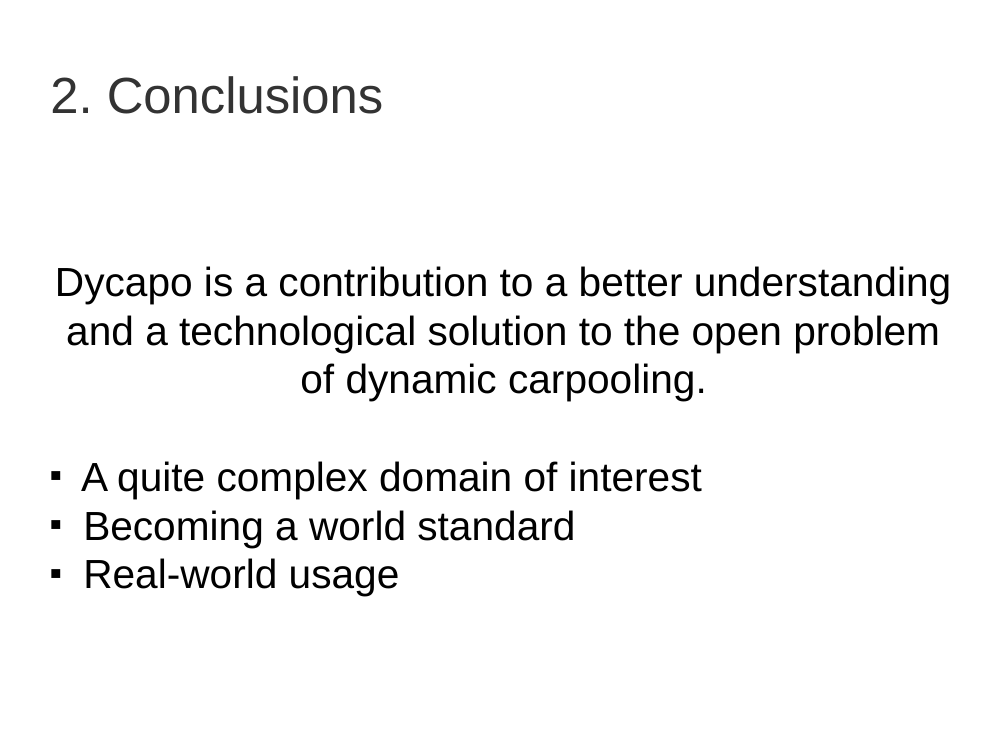
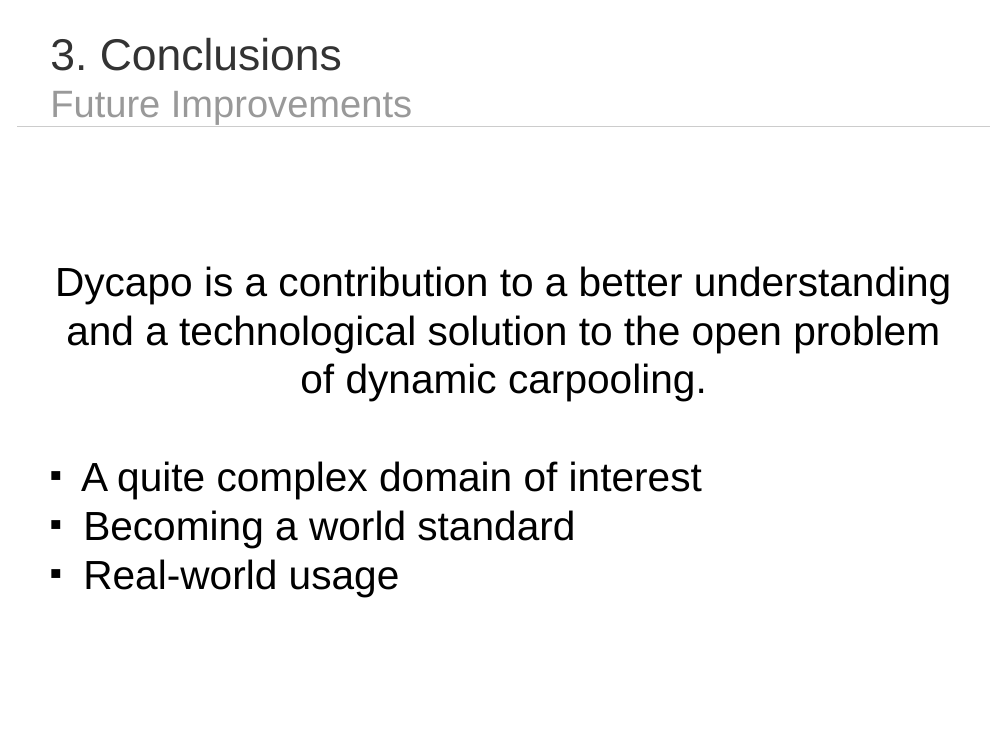
Before and after one commit to dgraziotin/dycapo-thesis, a slide deck: slide 15 of presentation/dycapo.odp. Drawn at 1008x756 pixels with LibreOffice and Linux fonts; fonts in the diff are those of the drawing. Boxes give left, top, right and bottom in pixels: in the first picture for what was removed or moved away, otherwise in the second. Text is boxed around its words. In the diff, an @@ line names an element or a change of style, - is before the commit and + after.

```diff
--- a/presentation/dycapo.odp
+++ b/presentation/dycapo.odp
@@ title at box(50, 37, 412, 125): text changed; size 40 to 30 pt; text colour #333333 to #999999 @@
-2. Conclusions
+3. Conclusions
+Future Improvements
@@ line added from (18, 126) to (991, 126), #CCCCCC 0 pt @@
```
Also in this commit, not shown: 11 other slides changed, 1 slide added, 1 slide removed.
